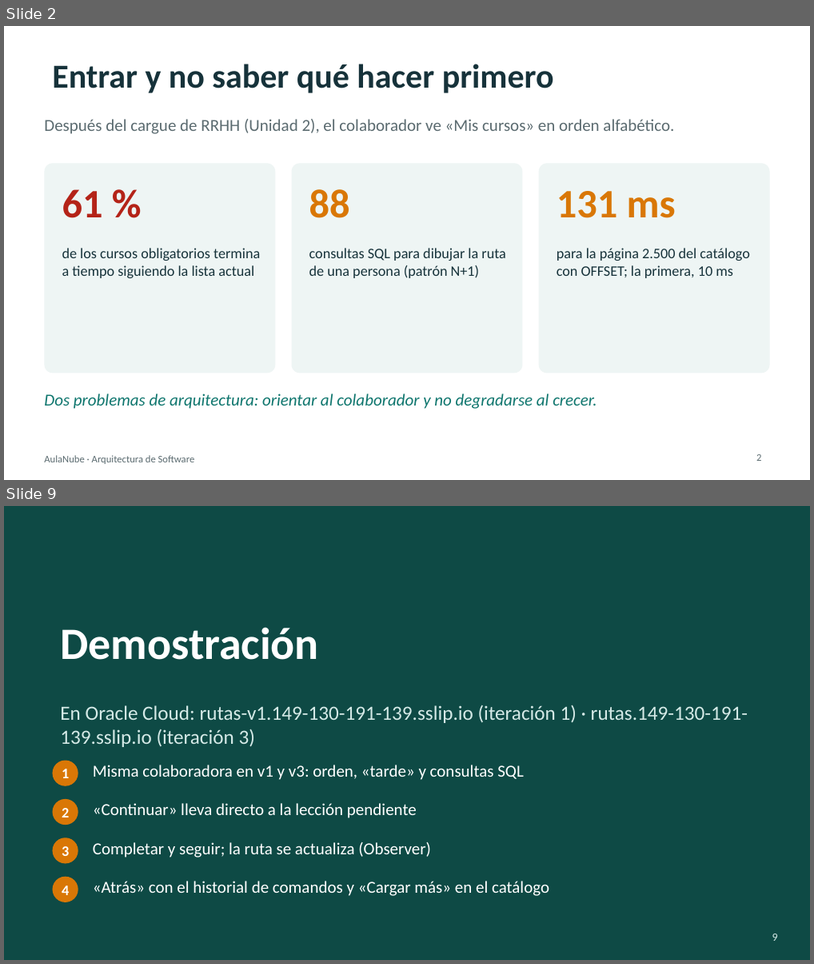
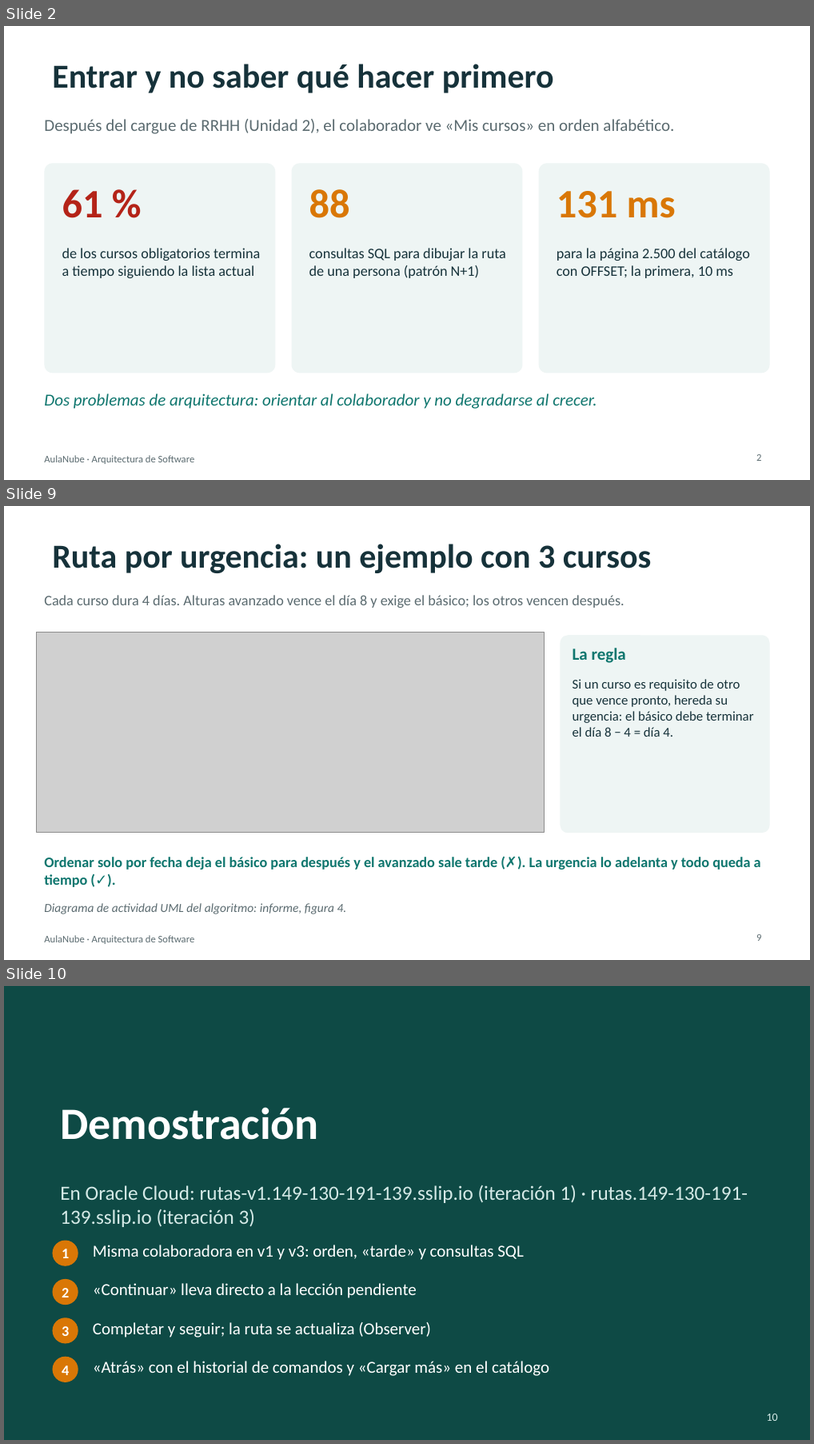
Before and after one commit to augustocco/aulanube-rutas, a slide deck: docs/presentacion/Presentacion-AulaNube-Rutas.pptx. Shown one above the other, each under a label of ours: slides 2 and 9 before the commit, slides 2, 9 and 10 after it; the slides between them are not shown. The pictures are 814x964 and 814x1444 pixels, drawn with LibreOffice and Linux fonts; fonts in the diff are those of the drawing; grey boxes stand for pictures. Boxes give left, top, right and bottom in pixels: in the first picture for what was removed or moved away, otherwise in the second. Text is boxed around its words. In the diff, an @@ line names an element or a change of style, - is before the commit and + after.

```diff
--- a/docs/presentacion/Presentacion-AulaNube-Rutas.pptx
+++ b/docs/presentacion/Presentacion-AulaNube-Rutas.pptx
@@ slide 9 added at (x1=4, y1=506, x2=810, y2=960), background #FFFFFF; not listed: 1 template element that a slide beside it also shows @@
@@ title added at (x1=52, y1=544, x2=651, y2=573), 30 pt, text #16323A, bold @@
+Ruta por urgencia: un ejemplo con 3 cursos
@@ text added at (x1=44, y1=595, x2=624, y2=608), 13 pt, text #5B6B70 @@
+Cada curso dura 4 días. Alturas avanzado vence el día 8 y exige el básico; los otros vencen después.
@@ picture added at (x1=36, y1=632, x2=544, y2=832) @@
@@ rounded rectangle added at (x1=561, y1=635, x2=770, y2=832), fill #EEF5F4 @@
@@ text added at (x1=573, y1=648, x2=626, y2=663), 15 pt, text #0F766E, bold @@
+La regla
@@ text added at (x1=573, y1=679, x2=754, y2=736), 12 pt, text #16323A @@
+Si un curso es requisito de otro que vence pronto, hereda su urgencia: el básico debe terminar el día 8 − 4 = día 4.
@@ text added at (x1=44, y1=856, x2=762, y2=887), 13 pt, text #0F766E, bold @@
+Ordenar solo por fecha deja el básico para después y el avanzado sale tarde (✗). La urgencia lo adelanta y todo queda a tiempo (✓).
@@ text added at (x1=44, y1=903, x2=347, y2=914), 11 pt, text #5B6B70, italic @@
+Diagrama de actividad UML del algoritmo: informe, figura 4.
@@ page number added at (x1=757, y1=934, x2=762, y2=940), 9 pt, text #5B6B70 @@
+9
@@ what was slide 9 is now slide 10 @@
@@ page number at (x1=767, y1=1413, x2=778, y2=1420): text changed @@
-9
+10
```
Also in this commit, not shown: 1 slide changed, 5 other slides added, 5 slides removed, 7 other files.
